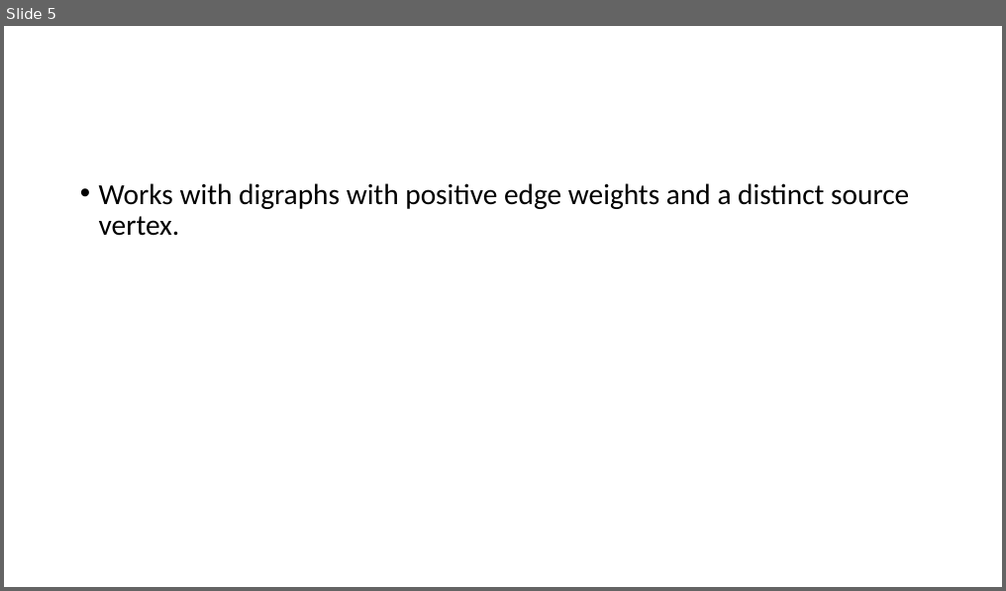
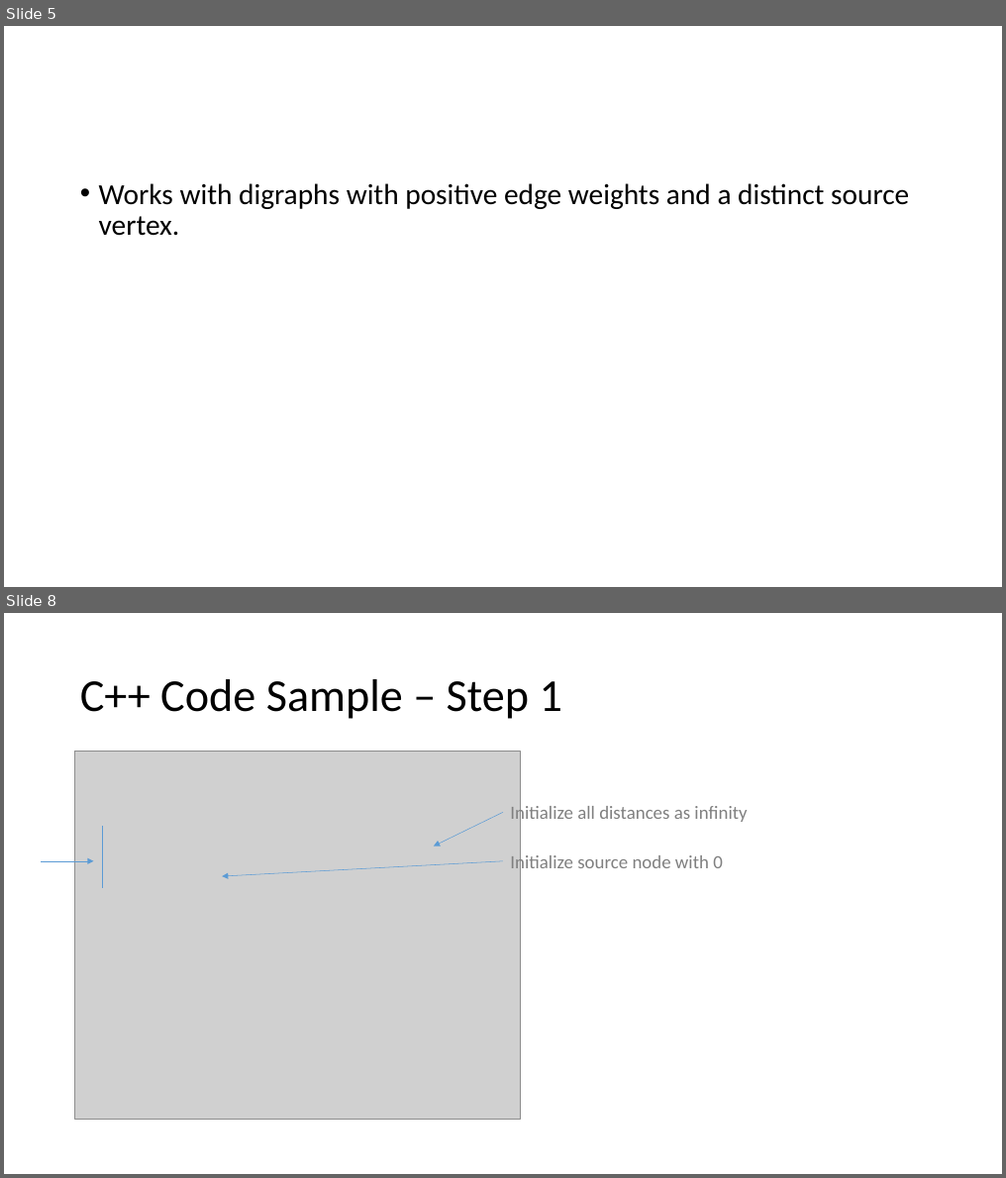
Before and after one commit to belavina/Assignment3_DSA, a slide deck: Assignment3_DSA.pptx. Shown one above the other, each under a label of ours: slide 5 before the commit, slides 5 and 8 after it; the slides between them are not shown. The pictures are 1006x591 and 1006x1178 pixels, drawn with LibreOffice and Linux fonts; fonts in the diff are those of the drawing; grey boxes stand for pictures. Boxes give left, top, right and bottom in pixels: in the first picture for what was removed or moved away, otherwise in the second. Text is boxed around its words. In the diff, an @@ line names an element or a change of style, - is before the commit and + after.

```diff
--- a/Assignment3_DSA.pptx
+++ b/Assignment3_DSA.pptx
@@ slide 8 added at [4,613,1002,1174], background #FFFFFF @@
@@ title added at [80,679,562,719], 44 pt, text #000000 @@
+C++ Code Sample – Step 1
@@ picture added at [74,752,520,1120] @@
@@ arrow added from (503, 812) to (434, 847), #5B9BD5 0.5 pt @@
@@ text added at [510,804,746,825], 18 pt, text #808080 @@
+Initialize all distances as infinity
@@ line added from (102, 827) to (102, 888), #5B9BD5 0.5 pt @@
@@ arrow added from (41, 861) to (94, 861), #5B9BD5 0.5 pt @@
@@ arrow added from (503, 861) to (222, 876), #5B9BD5 0.5 pt @@
@@ text added at [510,853,723,873], 18 pt, text #808080 @@
+Initialize source node with 0
```
Also in this commit, not shown: 8 other slides added.
